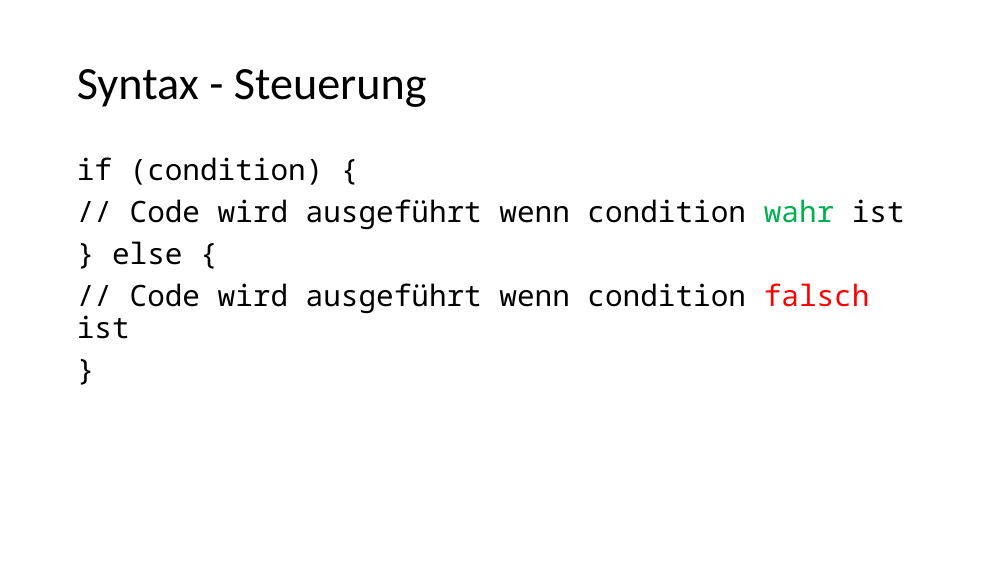
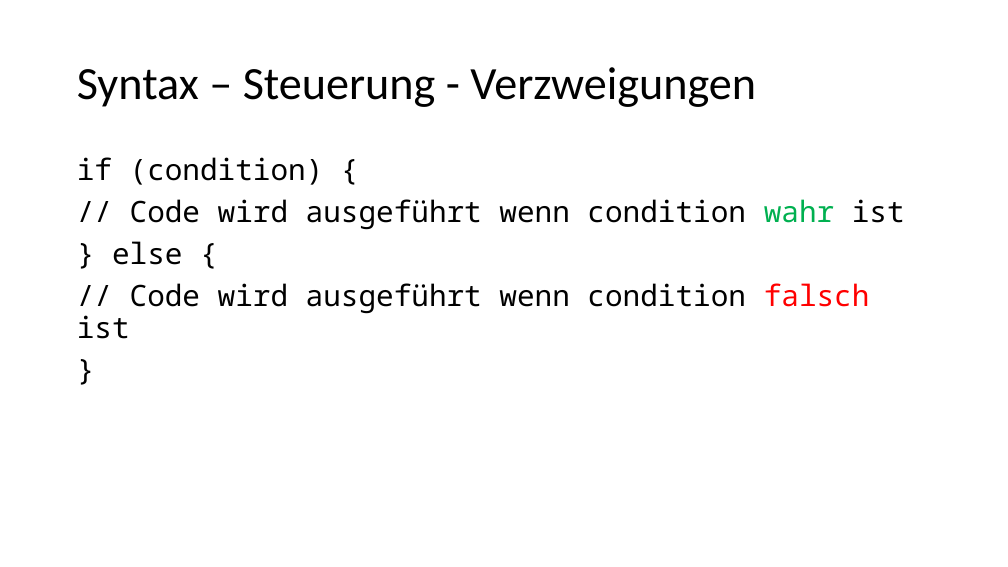
Before and after one commit to desombre/java_examples, a slide deck: slide 5 of CrashCourse_JAVA.pptx. Drawn at 1008x567 pixels with LibreOffice and Linux fonts; fonts in the diff are those of the drawing. Boxes give left, top, right and bottom in pixels: in the first picture for what was removed or moved away, otherwise in the second. Text is boxed around its words. In the diff, an @@ line names an element or a change of style, - is before the commit and + after.

```diff
--- a/CrashCourse_JAVA.pptx
+++ b/CrashCourse_JAVA.pptx
@@ title at (77, 67, 756, 107): text changed @@
-Syntax - Steuerung
+Syntax – Steuerung - Verzweigungen
```
Also in this commit, not shown: 1 other slide changed, 2 slides added.
